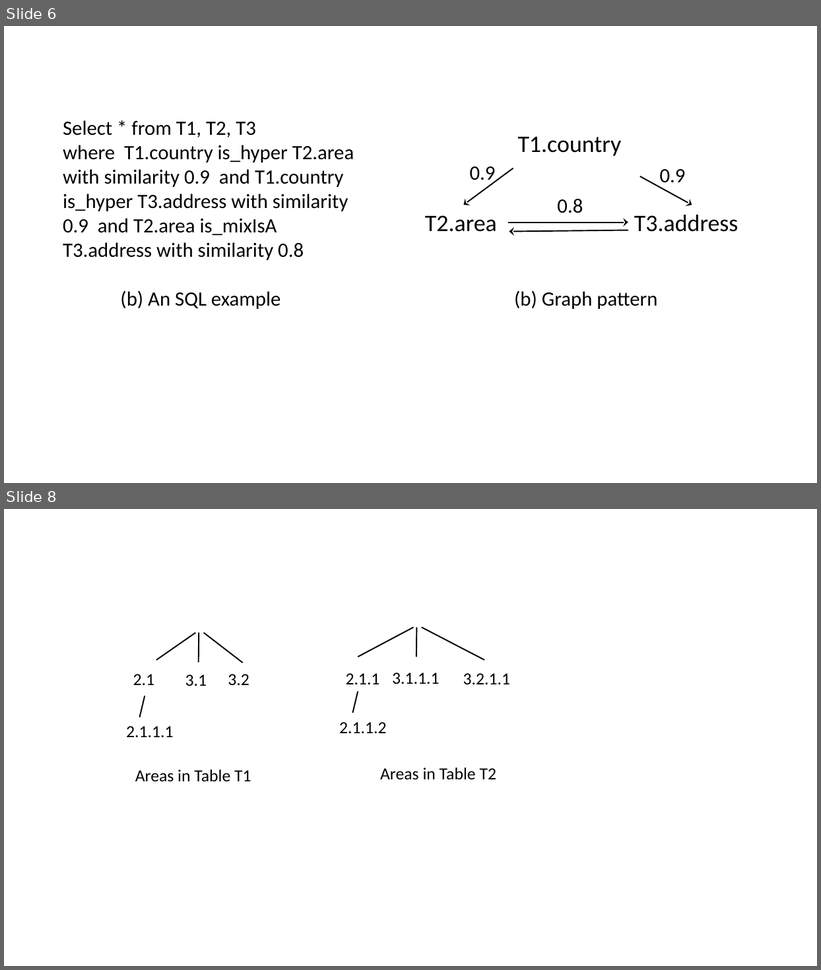
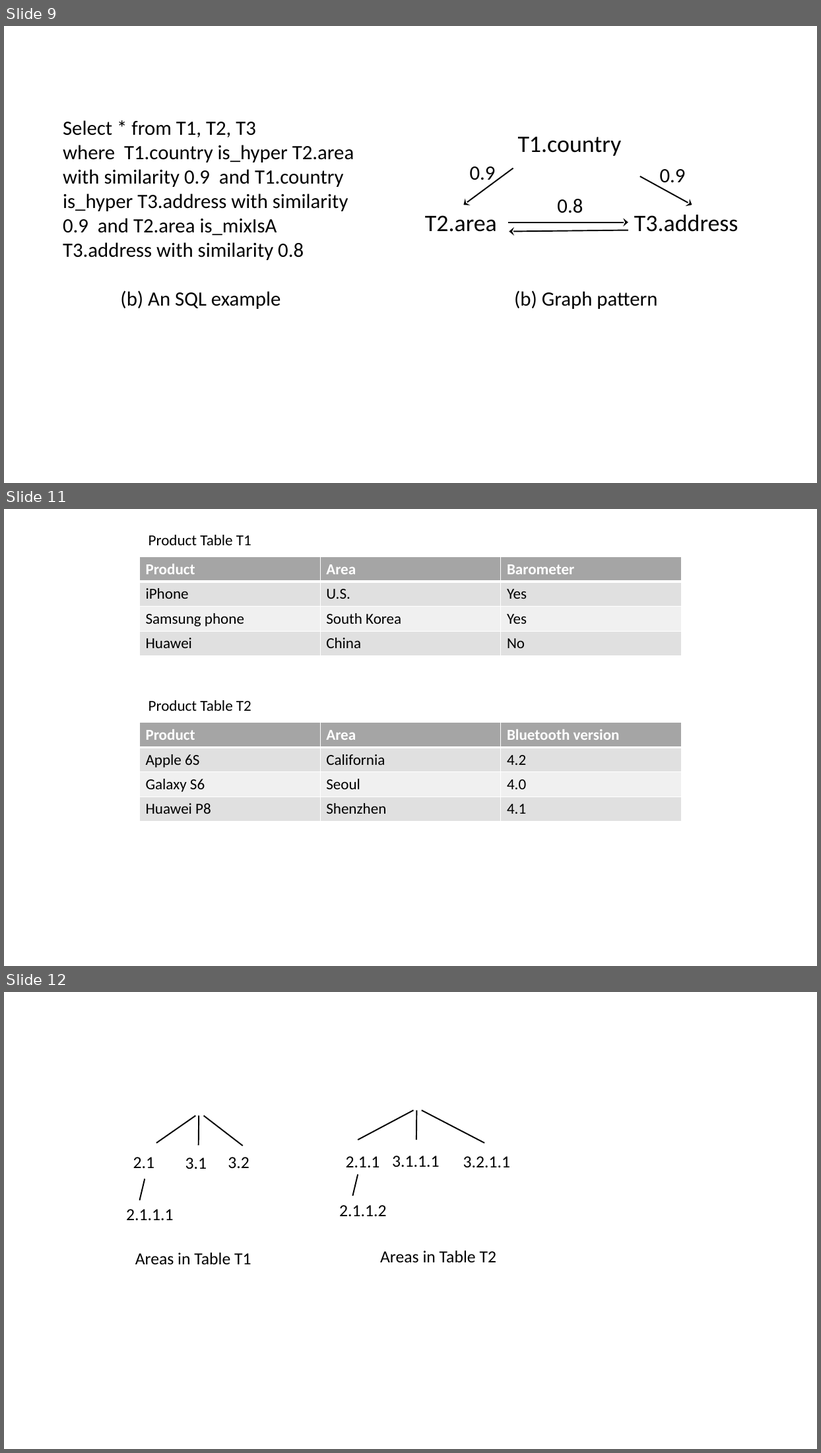
Before and after one commit to jiahenglu/taxonomy, a slide deck: figures/taxonomy.pptx. Shown one above the other, each under a label of ours: slides 6 and 8 before the commit, slides 9, 11 and 12 after it; the slides between them are not shown. The pictures are 821x970 and 821x1453 pixels, drawn with LibreOffice and Linux fonts; fonts in the diff are those of the drawing. Boxes give left, top, right and bottom in pixels: in the first picture for what was removed or moved away, otherwise in the second. Text is boxed around its words. In the diff, an @@ line names an element or a change of style, - is before the commit and + after.

```diff
--- a/figures/taxonomy.pptx
+++ b/figures/taxonomy.pptx
@@ slide 11 added at <box>4,509,817,966</box>, background #FFFFFF @@
@@ text added at <box>149,535,252,545</box>, 18 pt, text #000000 @@
+Product Table T1
@@ table added at <box>139,557,681,656</box>, 4 rows, 3 columns @@
+Product | Area | Barometer
+iPhone | U.S. | Yes
+Samsung phone | South Korea | Yes
+Huawei | China | No
@@ text added at <box>149,700,252,711</box>, 18 pt, text #000000 @@
+Product Table T2
@@ table added at <box>139,723,681,822</box>, 4 rows, 3 columns @@
+Product | Area | Bluetooth version
+Apple 6S | California | 4.2
+Galaxy S6 | Seoul | 4.0
+Huawei P8 | Shenzhen | 4.1
@@ what was slide 6 is now slide 9 @@
@@ what was slide 8 is now slide 12 @@
```
Also in this commit, not shown: 2 slides changed, 25 other slides added, 16 other files.
